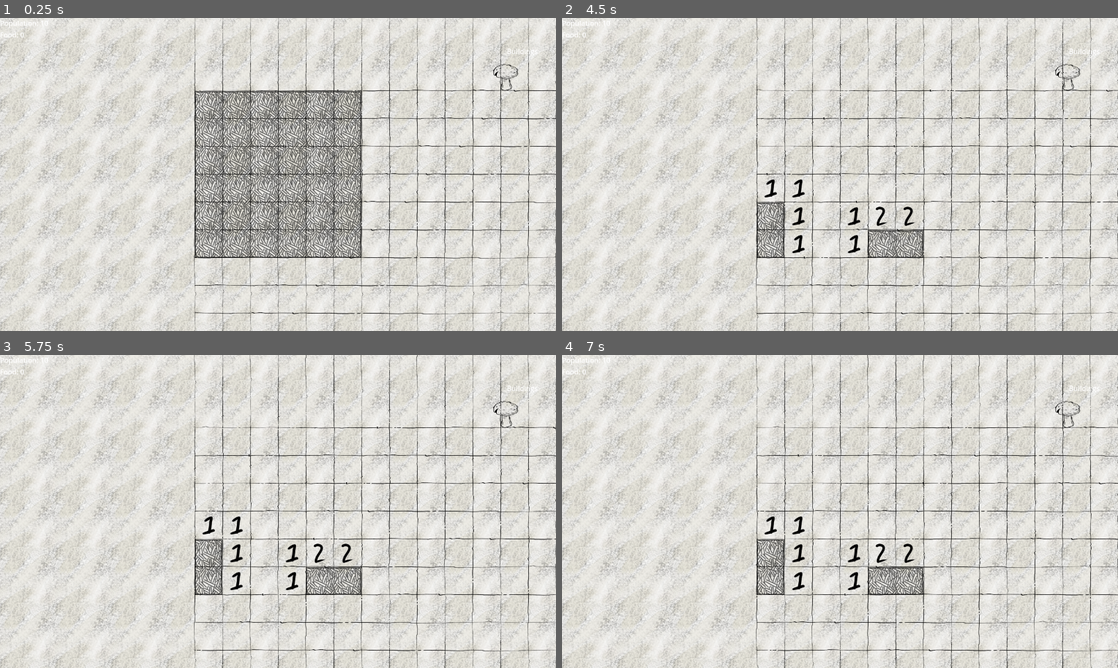
Above: before the commit, frames 1-4 (two rows, left to right).
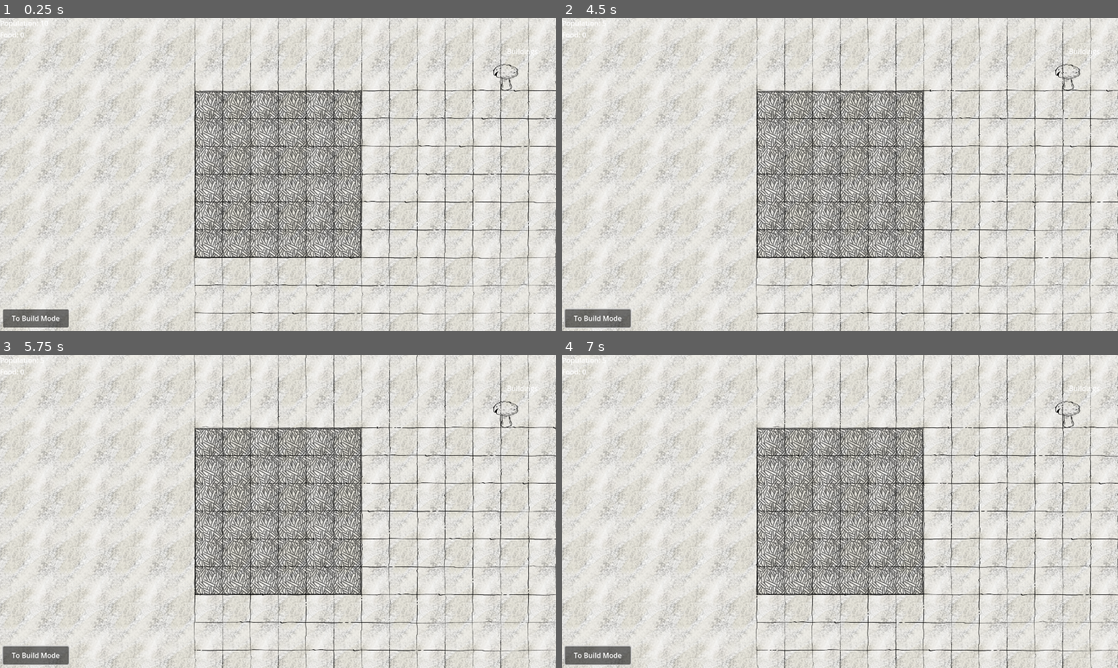
Above: after the commit, the same moments.

Repository: e-lain/MinesweeperDwarves
Game: Godot game, scene res://Main.tscn
Same seed, same stepped clock (60 frames per second), same inputs: the game is played once before the commit and once after it.
Inputs (mouse positions are in pixels of both pictures, inside the frame that each line leads up to):
- Up to frame 1 (0.25 s): no input
- Up to frame 2 (4.5 s): click (595, 318) at 0.5 s, where only the run after the commit has a clickable "To Build Mode"; click (595, 318) at 1.25 s, where only the run after the commit has a clickable "To Build Mode"; click (595, 318) at 2 s, where only the run after the commit has a clickable "To Build Mode"; move the mouse to (962, 158) at 2.77 s; press the mouse at (962, 158) at 2.78 s; move the mouse to (728, 190) at 3.52 s; release the mouse at (728, 190) at 3.53 s; right-click (728, 190) at 3.6 s; click (728, 190) at 3.67 s; move the mouse to (895, 105) at 4.27 s; press the mouse at (895, 105) at 4.28 s
- Up to frame 3 (5.75 s): move the mouse to (250, 574) at 5.02 s; release the mouse at (250, 574) at 5.03 s; right-click (250, 574) at 5.1 s; click (250, 574) at 5.17 s
- Up to frame 4 (7 s): move the mouse to (1006, 558) at 5.77 s; press the mouse at (1006, 558) at 5.78 s; move the mouse to (673, 464) at 6.52 s; release the mouse at (673, 464) at 6.53 s; right-click (673, 464) at 6.6 s; click (673, 464) at 6.67 s

The runs differ from the first frame. In frame 1, 0.7% of the frame differs, in the area x 0-13%, y 93-99%; in frame 2, 11%; in frame 3, 11%; in frame 4, 11%, in the area x 0-65%, y 23-100%.

Commit message:
Add button to manually enter build mode

Diff:
--- a/Main.gd
+++ b/Main.gd
@@ -28,3 +28,12 @@
 		if event.is_action_pressed("left_click"):
 			# Signal the board to start building placement for test building
 			queue_building.emit("test")
+
+
+
+func _on_end_level_btn_pressed():
+	if b.build_mode == false:
+		b.enterBuildMode()
+		print("MANUALLY ENTERING BUILD MODE")
+	else:
+		print("ALREADY IN BUILD MODE")
--- a/Main.tscn
+++ b/Main.tscn
@@ -48,6 +48,22 @@
 grow_horizontal = 2
 grow_vertical = 2
 
+[node name="EndLevelBtn" type="Button" parent="UI"]
+layout_mode = 0
+offset_left = 7.0
+offset_top = 670.0
+offset_right = 158.0
+offset_bottom = 712.0
+
+[node name="Label" type="Label" parent="UI/EndLevelBtn"]
+layout_mode = 0
+offset_top = -1.0
+offset_right = 151.0
+offset_bottom = 43.0
+text = "To Build Mode"
+horizontal_alignment = 1
+vertical_alignment = 1
+
 [node name="Label" type="Label" parent="."]
 offset_left = 1167.0
 offset_top = 65.0
@@ -56,3 +72,4 @@
 text = "Buildings"
 
 [connection signal="gui_input" from="UI/Buildings/TestBuilding/Control" to="." method="_on_test_building_clicked"]
+[connection signal="pressed" from="UI/EndLevelBtn" to="." method="_on_end_level_btn_pressed"]
--- a/board.gd
+++ b/board.gd
@@ -95,15 +95,18 @@
 		return
 
 	if tile.is_bomb:
-		build_mode = true
-		bombs_found = 0
-		tiles_uncovered = 0
-		population -= 5
+		enterBuildMode()
 		print("TODO: THE PLAYER HAS LOST, BUILD MODE ENGAGED")
 
 	uncover_tile(tile)
 
 	#update_shadows()
+
+func enterBuildMode():
+	build_mode = true
+	bombs_found = 0
+	tiles_uncovered = 0
+	population -= 5
 
 func uncover_tile(tile: BoardTile):
 	tile.is_cover = false
